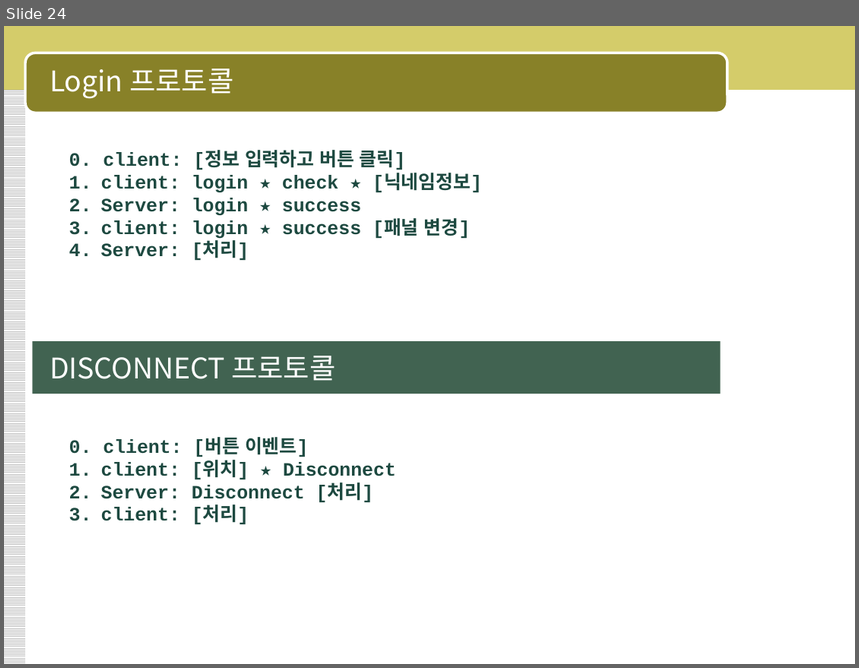
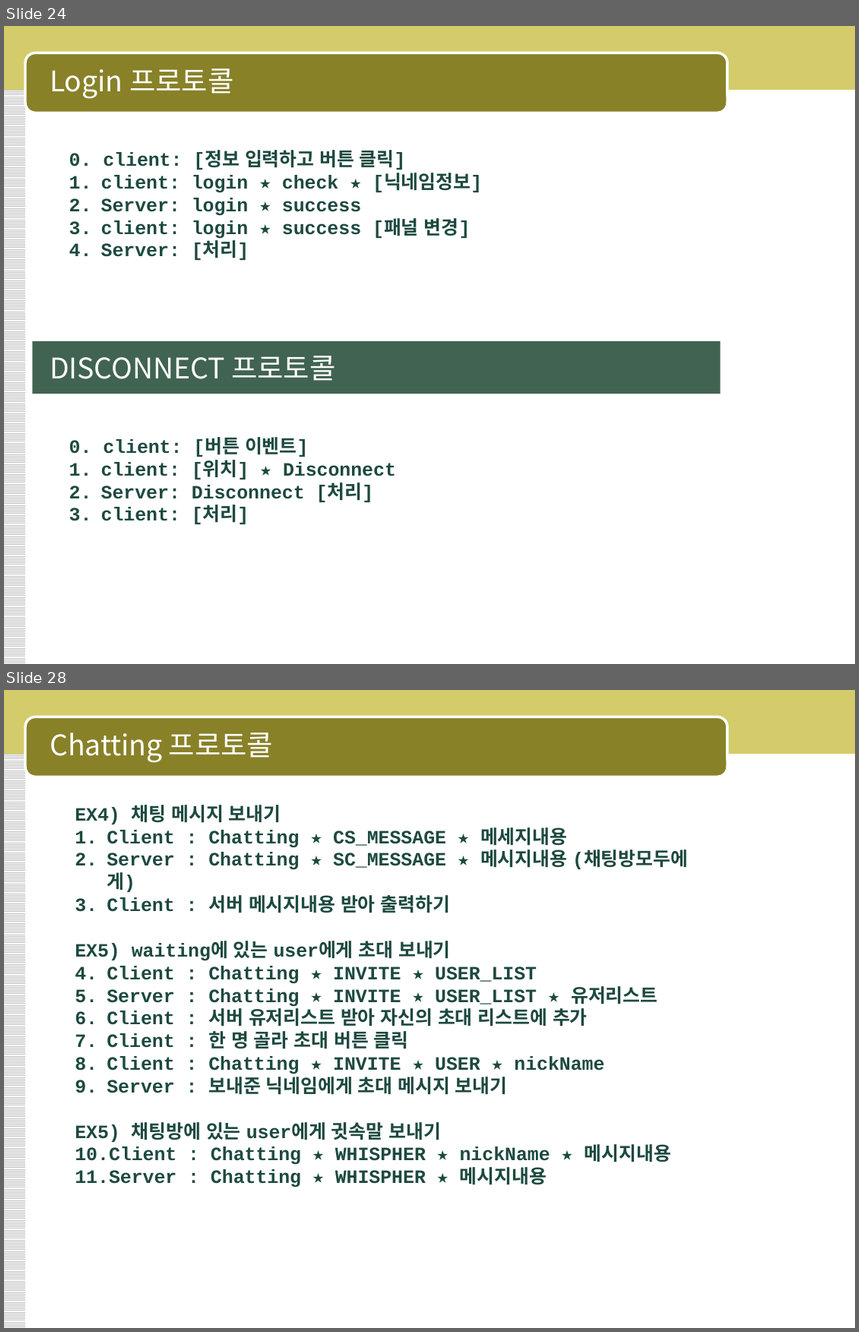
Before and after one commit to Chicpork/HanaTiStudy, a slide deck: 1. Java/day19/Messenger System 구축.pptx. Shown one above the other, each under a label of ours: slide 24 before the commit, slides 24 and 28 after it; the slides between them are not shown. The pictures are 859x668 and 859x1332 pixels, drawn with LibreOffice and Linux fonts; fonts in the diff are those of the drawing. Boxes give left, top, right and bottom in pixels: in the first picture for what was removed or moved away, otherwise in the second. Text is boxed around its words. In the diff, an @@ line names an element or a change of style, - is before the commit and + after.

```diff
--- a/1. Java/day19/Messenger System 구축.pptx
+++ b/1. Java/day19/Messenger System 구축.pptx
@@ slide 28 added at <box>4,690,855,1328</box>, background #FFFFFF; not listed: 3 template elements that a slide beside it also shows @@
@@ title added at <box>50,733,273,763</box>, 24 pt, text #FFFFFF @@
+Chatting 프로토콜
@@ text added at <box>75,805,688,1188</box>, 16 pt, text #1D4940, bold @@
+EX4) 채팅 메시지 보내기
+1. Client : Chatting ★ CS_MESSAGE ★ 메세지내용
+2. Server : Chatting ★ SC_MESSAGE ★ 메시지내용 (채팅방모두에게)
+3. Client : 서버 메시지내용 받아 출력하기
+EX5) waiting에 있는 user에게 초대 보내기
+1. Client : Chatting ★ INVITE ★ USER_LIST
+2. Server : Chatting ★ INVITE ★ USER_LIST ★ 유저리스트
+3. Client : 서버 유저리스트 받아 자신의 초대 리스트에 추가
+4. Client : 한 명 골라 초대 버튼 클릭
+5. Client : Chatting ★ INVITE ★ USER ★ nickName
+6. Server : 보내준 닉네임에게 초대 메시지 보내기
+EX5) 채팅방에 있는 user에게 귓속말 보내기
+1. Client : Chatting ★ WHISPHER ★ nickName ★ 메시지내용
+2. Server : Chatting ★ WHISPHER ★ 메시지내용
```
Also in this commit, not shown: 3 slides changed, 8 other files.
